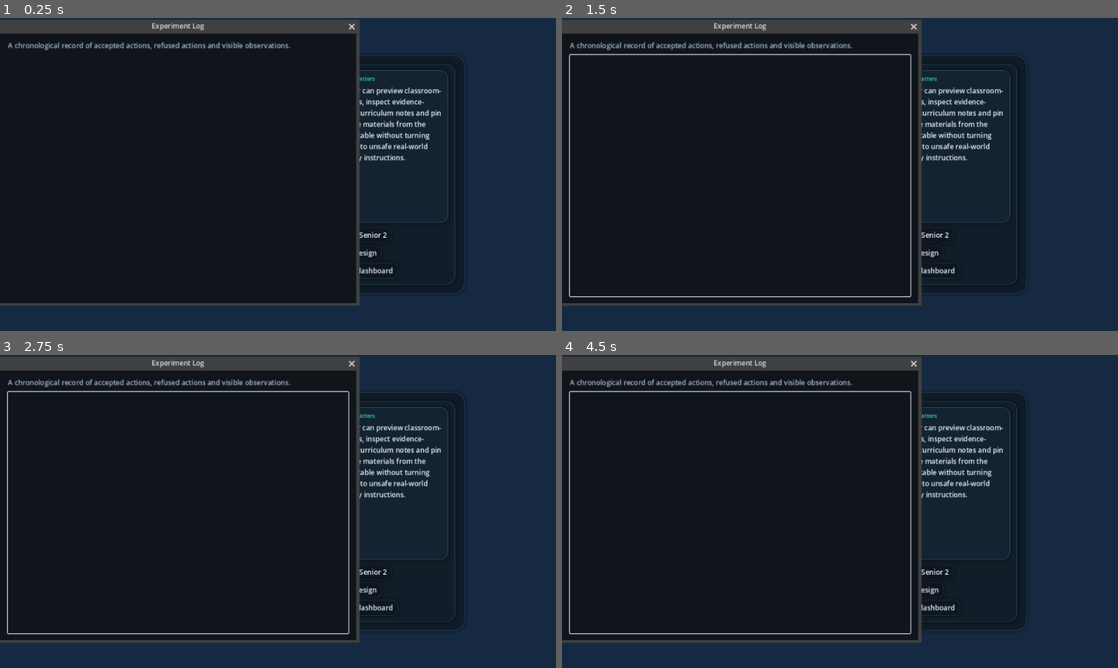
Above: before the commit, frames 1-4 (two rows, left to right).
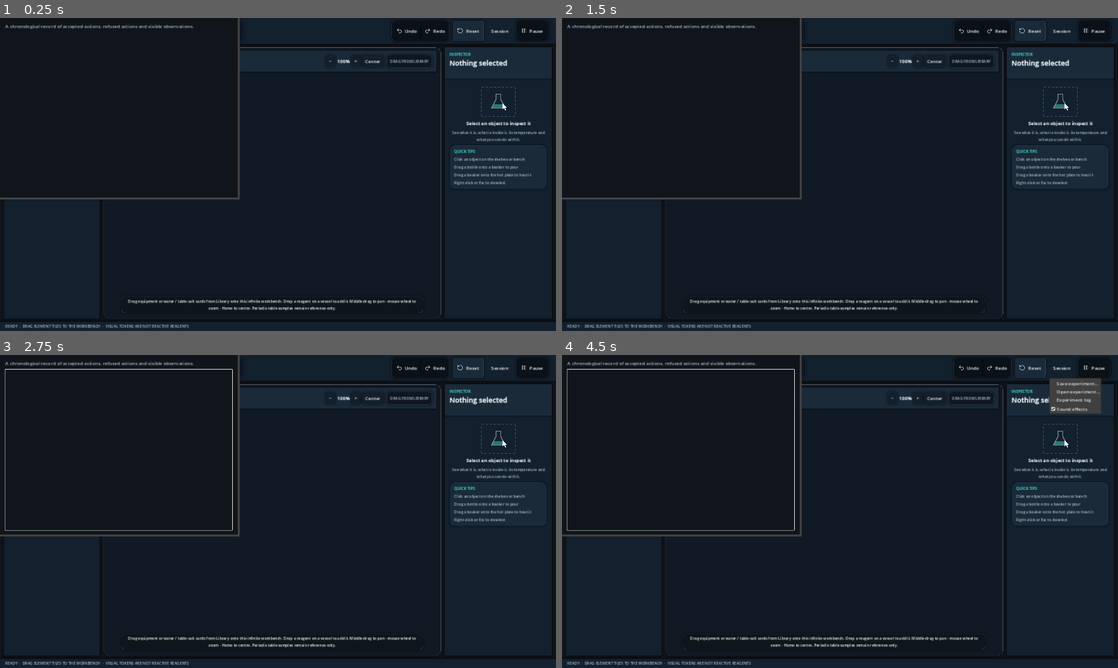
Above: after the commit, the same moments.

Repository: KareemMohammadeen/chemistry-lab-2d
Game: Godot game, scene res://scenes/main.tscn
Same seed, same stepped clock (60 frames per second), same inputs: the game is played once before the commit and once after it.
Inputs (mouse positions are in pixels of both pictures, inside the frame that each line leads up to; where the layout moved, square brackets give the same spot in the first picture):
- Up to frame 1 (0.25 s): no input
- Up to frame 2 (1.5 s): click (712, 252) at 0.5 s, where only the run before the commit has a clickable "Start Classroom Demo"; click (712, 252) at 1.25 s, where only the run before the commit has a clickable "Start Classroom Demo"
- Up to frame 3 (2.75 s): click (127, 370) [127, 380] at 2 s
- Up to frame 4 (4.5 s): click (578, 367) at 2.75 s, where only the run after the commit has a clickable "Library"; click "Teacher Guide" at 3.5 s; click "Session" at 4.25 s

The runs differ from the first frame. In frame 1, 17% of the frame differs, in the area x 0-100%, y 0-100%; in frame 2, 18%; in frame 3, 18%; in frame 4, 19%.
Error after the commit: Parse Error: Preload file "res://scripts/core/lab_report.gd" does not exist. (res://scripts/core/main.gd:5)

Commit message:
Auto-export a Markdown lab report when saving sessions

Diff:
--- a/scripts/core/main.gd
+++ b/scripts/core/main.gd
@@ -2,6 +2,7 @@
 
 const WELCOME_OVERLAY_SCRIPT := preload("res://scripts/ui/welcome_overlay.gd")
 const LAB_AUDIO_SCRIPT := preload("res://scripts/core/lab_audio.gd")
+const LAB_REPORT_SCRIPT := preload("res://scripts/core/lab_report.gd")
 ## Composition root. Builds the content database, the simulation host and the interaction
 ## controller and hands them to the views. It contains no laboratory logic of its own.
 
@@ -87,14 +88,25 @@
 		_last_stage_rect = rect
 
 
-
 func _on_save_session_requested(path: String) -> void:
 	if _host == null or _host.simulation == null:
 		lab_interface.show_message("The laboratory is not ready to save.", &"warning")
 		return
 	var result := LabSessionStore.save_to_path(_host.simulation, _host.commands, path)
-	lab_interface.show_message(str(result.get("message", "Save failed.")),
-		&"info" if bool(result.get("ok", false)) else &"warning")
+	if not bool(result.get("ok", false)):
+		lab_interface.show_message(str(result.get("message", "Save failed.")), &"warning")
+		return
+	var report_result := LAB_REPORT_SCRIPT.save_to_path(_host.simulation, _host.commands, path)
+	if bool(report_result.get("ok", false)):
+		lab_interface.show_message("%s %s" % [
+			str(result.get("message", "Session saved.")),
+			str(report_result.get("message", "Lab report exported.")),
+		], &"info")
+	else:
+		lab_interface.show_message("%s Report export failed: %s" % [
+			str(result.get("message", "Session saved.")),
+			str(report_result.get("message", "Could not write the report.")),
+		], &"warning")
 
 
 func _on_load_session_requested(path: String) -> void:
